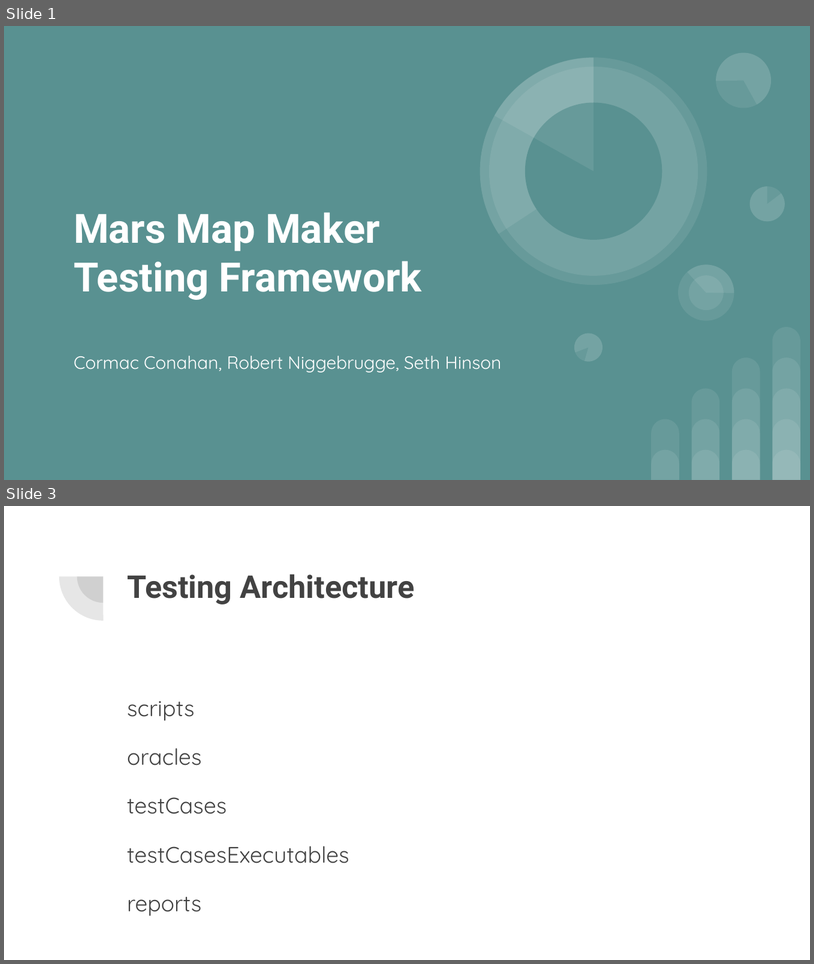
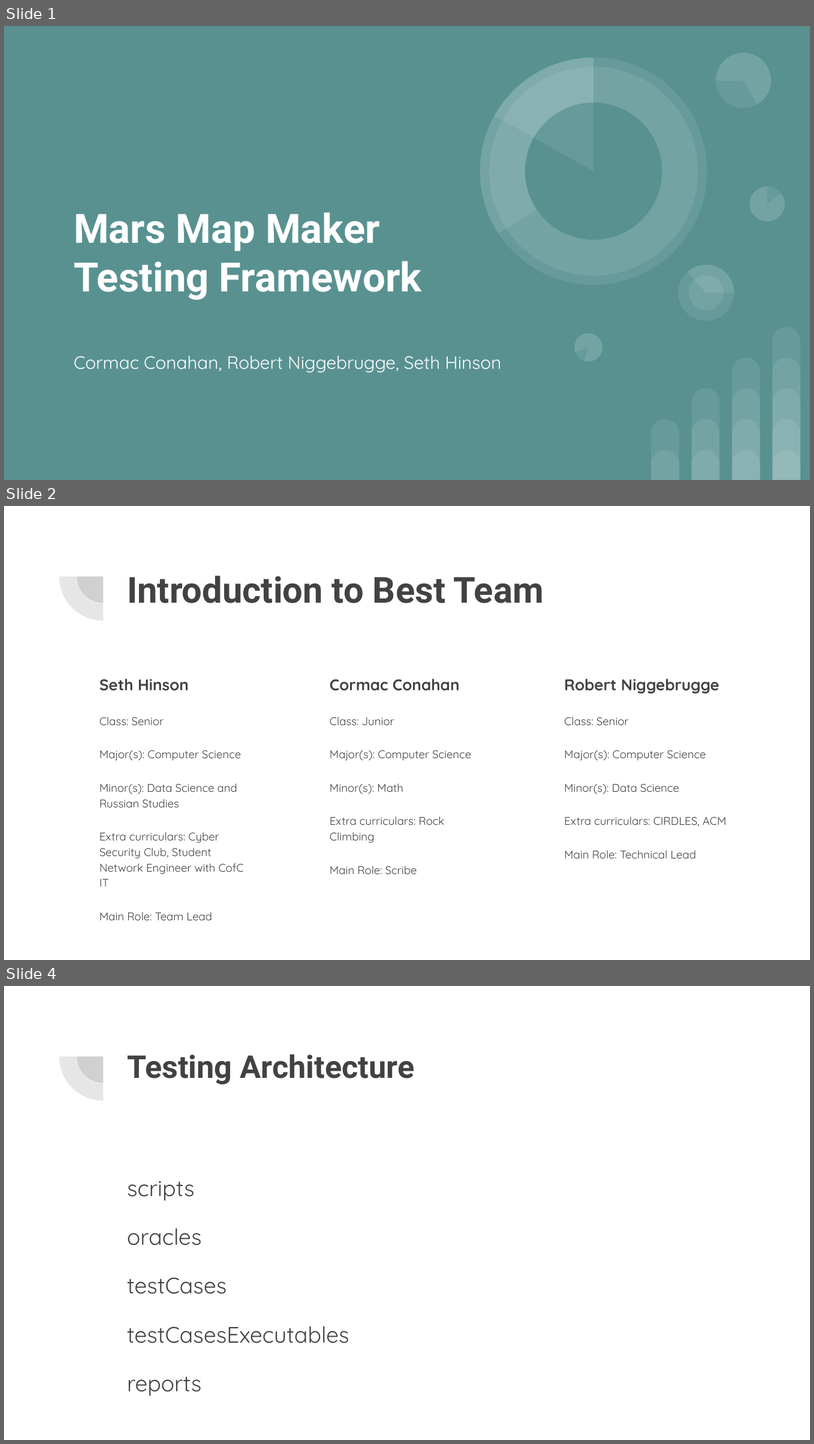
Before and after one commit to csci-362-01-2020/Best-Team, a slide deck: Best-Team_presentation.pptx. Shown one above the other, each under a label of ours: slides 1 and 3 before the commit, slides 1, 2 and 4 after it; the slides between them are not shown. The pictures are 814x964 and 814x1444 pixels, drawn with LibreOffice and Linux fonts; fonts in the diff are those of the drawing. Boxes give left, top, right and bottom in pixels: in the first picture for what was removed or moved away, otherwise in the second. Text is boxed around its words. In the diff, an @@ line names an element or a change of style, - is before the commit and + after.

Commit message:
Updated Best-Team_presentation.pptx and Best-Team_poster.pdf

```diff
--- a/Best-Team_presentation.pptx
+++ b/Best-Team_presentation.pptx
@@ slide 2 added at (4, 506, 810, 960), background #FFFFFF; not listed: 2 template elements that a slide beside it also shows @@
@@ title added at (127, 576, 543, 603), 32 pt, text #424242, bold @@
+Introduction to Best Team
@@ text added at (99, 678, 244, 920), 10 pt, text #424242 @@
+Seth Hinson
+Class: Senior
+Major(s): Computer Science
+Minor(s): Data Science and Russian Studies
+Extra curriculars: Cyber Security Club, Student Network Engineer with CofC IT
+Main Role: Team Lead
@@ text added at (330, 678, 471, 874), 10 pt, text #424242 @@
+Cormac Conahan
+Class: Junior
+Major(s): Computer Science
+Minor(s): Math
+Extra curriculars: Rock Climbing
+Main Role: Scribe
@@ text added at (564, 678, 727, 858), 10 pt, text #424242 @@
+Robert Niggebrugge
+Class: Senior
+Major(s): Computer Science
+Minor(s): Data Science
+Extra curriculars: CIRDLES, ACM
+Main Role: Technical Lead
@@ what was slide 3 is now slide 4 @@
```
Also in this commit, not shown: 2 slides changed, 2 other slides added, 1 slide removed, 1 other file.
